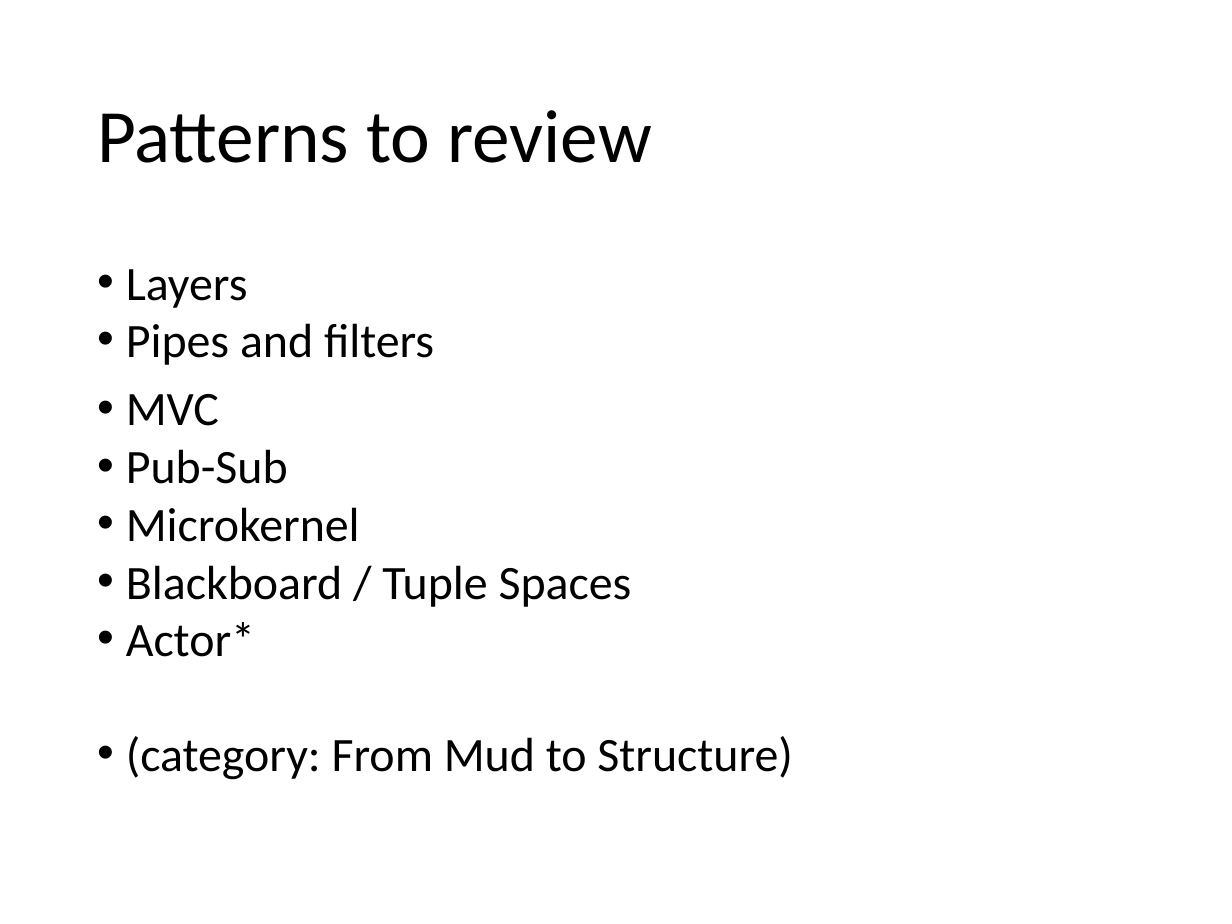
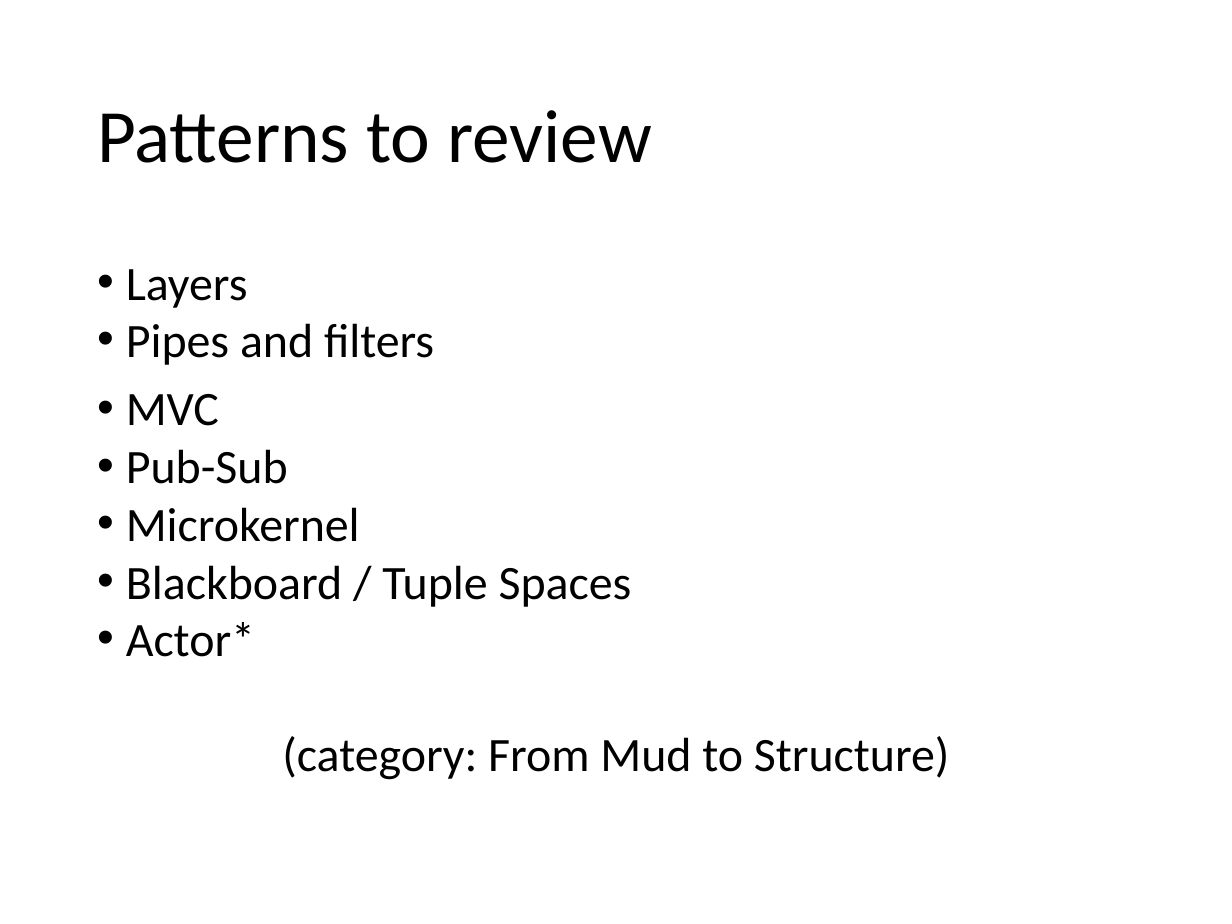
Before and after one commit to itascode/SU_SEGR_5240_18SQ, a slide deck: slide 18 of 03 - Patterns of Software Architecture.pptx (slide 17 before the commit). Drawn at 1232x924 pixels with LibreOffice and Linux fonts; fonts in the diff are those of the drawing. Boxes give left, top, right and bottom in pixels: in the first picture for what was removed or moved away, otherwise in the second. Text is boxed around its words. In the diff, an @@ line names an element or a change of style, - is before the commit and + after.

```diff
--- a/03 - Patterns of Software Architecture.pptx
+++ b/03 - Patterns of Software Architecture.pptx
@@ text at bbox=[282, 736, 950, 780]: alignment left to centre; bullet • to none @@
```
Also in this commit, not shown: 1 slide added, 1 other file.
